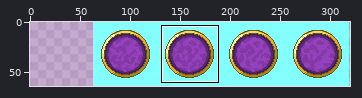
Sprite sheet, stored at graphics/object_events/pics/people/portal.png. The picture above shows the old version from afar; the outline marks the close-up.
Close-up. Before the commit:
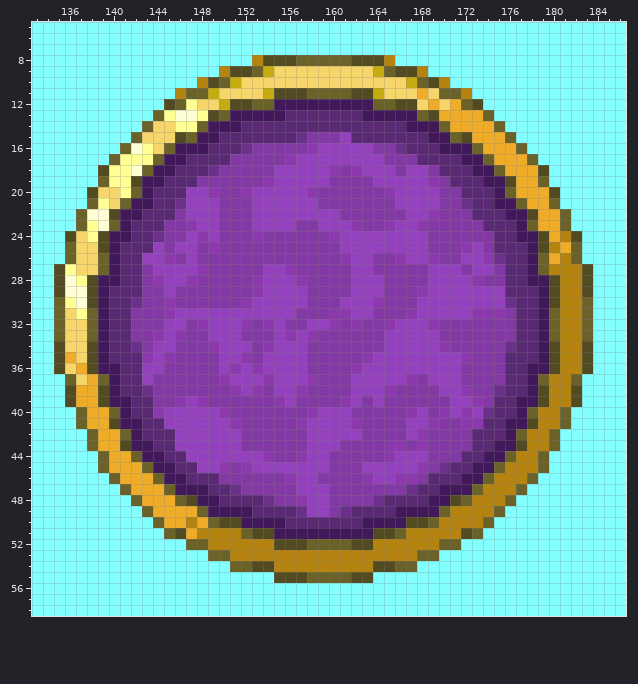
The file is 256x64 pixels. Shown: x 133..186, y 5..58. The old version is drawn lined up with the new one, on the new canvas. The commit also changed other parts of the picture, which this record leaves out.
The same view after the edit:
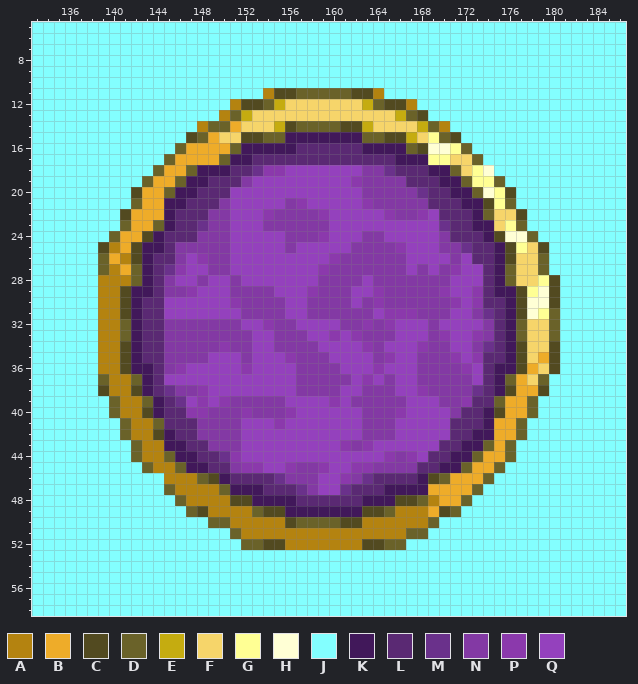
Palette (. is transparent): A #b48310  B #eeac29  C #524a20  D #6a6229  E #c5ac10  F #f6d56a  G #ffff94  H #ffffd5  J #83ffff  K #41185a  L #5a2973  M #6a318b  N #8339a4  P #8b39ac  Q #9441bd
Difference:
canvas 256x64 -> 320x64, the old top-left corner now at 63,0
Changed rows in their new state; - is an unchanged pixel.
first column x 135:
 8 ------------------JJJJJJJJJJJJJ------------------
 9 ---------------JJJJJJJJJJJJJJJJJJJ---------------
10 -------------JJJJJJJJJJJJJJJJJJJJJJJ-------------
11 -----------JJJJJJJJA--D------AJJJJJJJJ-----------
12 ----------JJJJJJA-C-EFFFFFFFE-C-AJJJJJJ----------
13 ---------JJJJJJADEFFFFFFFFFFFFFEDCJJJJJJ---------
14 --------JJJJJADDBFFFECDDDDCCEFFFFEDAJJJJJ--------
15 -------JJJJJCDBFFCCDDKKKKKKKDDCCEFGDCJJJJJ-------
16 ------JJJJJDBBBBDKKKKKLLLLLLKKKKDCHHGDJJJJJ------
17 -----JJJJJDBBBBDKKLLLLLLLLLLLLLKKKGGFFDJJJJJ-----
18 ----JJJJJDBBDKKKLLMPP----QQQNNMLLLKKDFGHJJJJJ----
19 ----JJJJDBBDKKLLL-QQ-----QQP-NNNLLLKKDGGDJJJJ----
20 ---JJJJCBBDKKLLLQQ-----QQQQQ--NNNMLLKKDHGCJJJJ---
21 ---JJJJDBBKKLLL-QQ---NP-QQQQP--NNNLLLKKCGDJJJJ---
22 --JJJJCBBBKLLLN-QQ-PNNNNP-QQQQP-NPQLLLKDFFCJJJJ--
23 --JJJJDBBDKLLMN-QQ-NNN--N--QQQQ--QQMLLKKFGDJJJJ--
24 -JJJJDBBCKLLLNN-QQQQQ---PQ--NN----Q-LLLKCHHDJJJJ-
25 -JJJ-ABCKKLNN-N-QQQQQ-QQQQ-NNNNP--Q--MLLKCGF-JJJ-
26 -JJJ-BACKLL--P--QQQQQQQQQPNNN--N--QQ--LLKCFF-JJJ-
27 JJJJ-ABDKLMP-Q--QQQ--QQQP--NN---Q--NPQ-LKDFF-JJJJ
28 JJJJAAADKLN-Q-QQ-QQ---QQ---N-N----NN--QLKDFFG-JJJ
29 JJJJAACKKLN-PQQQ--NN---P-----P---NNP--PLKKCGH-JJJ
30 JJJJAACKLLQQQQQQPNNNN-----N-N----NNNP-PLLKCHH-JJJ
31 JJJJAACKLLQ------NNNN-Q--NNNNQPP-NNN--NMLKCHG-JJJ
32 JJJJAADKLLNN-NNNNQQ-N-Q--Q-NP-----NQQQQ-LKDFF-JJJ
33 JJJJAADKLLNN--NNN-QQNNNQQPQP--N---NPQQP-LKDFF-JJJ
34 JJJJAACKLLN---NPNNQQNNN-QQQQP----PNNQQ-MLKCFF-JJJ
35 JJJJAACKLLN---Q--NQ--PN--QQQQNP--NNNPQPLLKCFB-JJJ
36 JJJJAACKKL-PQQQ-QPQ---N---QQ-P---NNNNPQLKKCBF-JJJ
37 -JJJ-AADKLQQQQQQ---Q--NN----P-N-Q-NNN-QLKDBF-JJJ-
38 -JJJ-AACKLM--PQQQ-QQ--N---Q-NNNQQP-NNNMLKCBB-JJJ-
39 -JJJJDAADKLM--QP----N-QQQPQN-N--QQQ-NPLLDBBDJJJJ-
40 --JJJ-AACKLLPPNN-P---PQQ---Q---PQ-QQNLLKCBB-JJJ--
41 --JJJJDAADLLLNNNNQQQPQQ----Q---Q--QQLLLKBBDJJJJ--
42 ---JJJ-AACKLLNNNNQQQQQQ--------Q-QQQLLKKBB-JJJ---
43 ---JJJJDAAKKLLNNNQQQQQQ---P-PQQQQQQLLKKDBDJJJJ---
44 ----JJJ-AADKKLLMP--QQQQ--QQQQQ-NP-LLKKDBB-JJJ----
45 ----JJJJ-AADKKLL--P--PNNPQQPPNNNNLLKKDBB-JJJJ----
46 -----JJJJJAAADCKLLLLMNNNQQP-MLLLLKCDBBB-JJJJ-----
47 ------JJJJ-AAAADKKKLLLMN-QMLLLKKKKBBBB-JJJJ------
48 -------JJJJ-AAAACCKKKKLLLLLLKKKCCDABB-JJJJ-------
49 --------JJJJDCAAAADCCKKKKKKKCCDAAABCDJJJJ--------
50 ---------JJJJJ-DAAAAACDDDDCCAAAAAA-JJJJJ---------
51 ----------JJJJJJDAAAAAAAAAAAAAAADDJJJJJ----------
52 ------------JJJJJDDC-AAAAAAA-CDDJJJJJ------------
53 --------------JJJJJJJJJJJJJJJJJJJJJ--------------
54 ----------------JJJJJJJJJJJJJJJJJ----------------
55 --------------------JJJJJJJJJ--------------------
Pixel boxes of the changes (left, top, right, bottom) in both close-ups:
changed: (54, 55, 593, 583)
